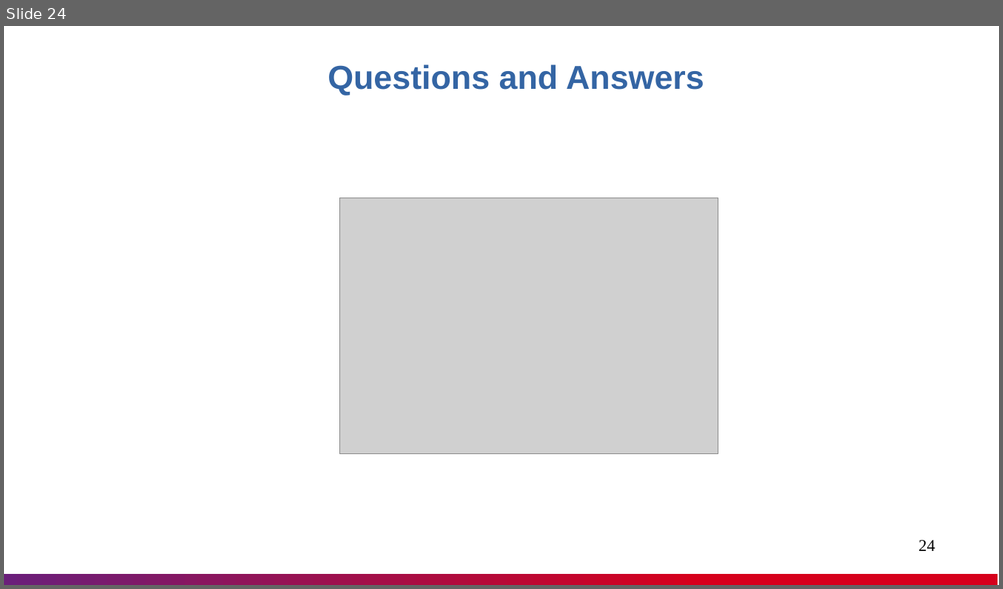
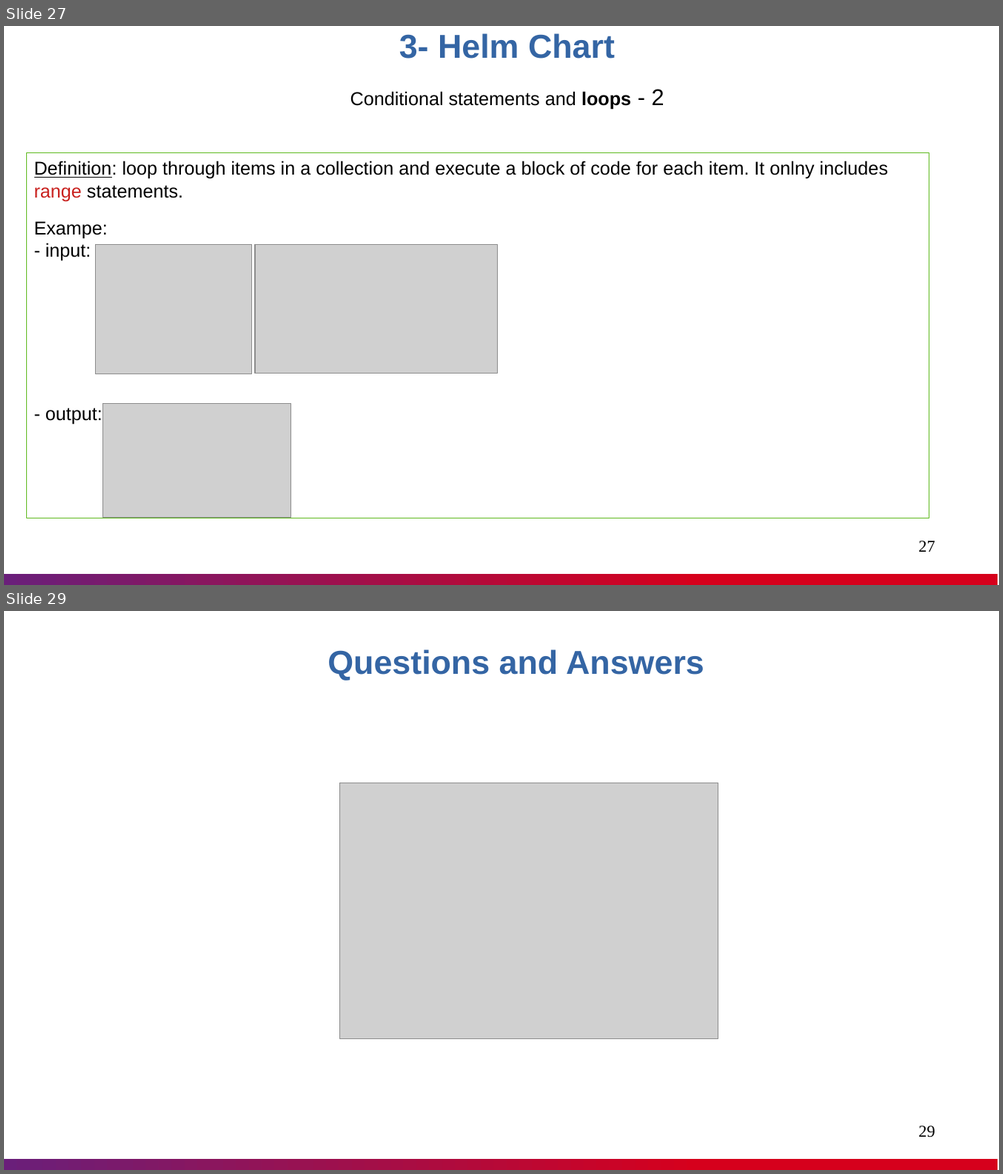
Before and after one commit to nashtech-garage/azure-devops-ci-cd, a slide deck: helm/documents/Helm_Knowledge_Sharing.pptx. Shown one above the other, each under a label of ours: slide 24 before the commit, slides 27 and 29 after it; the slides between them are not shown. The pictures are 1003x589 and 1003x1174 pixels, drawn with LibreOffice and Linux fonts; fonts in the diff are those of the drawing; grey boxes stand for pictures. Boxes give left, top, right and bottom in pixels: in the first picture for what was removed or moved away, otherwise in the second. Text is boxed around its words. In the diff, an @@ line names an element or a change of style, - is before the commit and + after.

Commit message:
Helm: update the presentation fole

```diff
--- a/helm/documents/Helm_Knowledge_Sharing.pptx
+++ b/helm/documents/Helm_Knowledge_Sharing.pptx
@@ slide 27 added at (x1=4, y1=26, x2=999, y2=585), background #FFFFFF; not listed: 1 template element that a slide beside it also shows @@
@@ text added at (x1=350, y1=33, x2=664, y2=109), 18 pt, text #000000 @@
+3- Helm Chart
+Conditional statements and loops - 2
@@ rectangle added at (x1=26, y1=153, x2=929, y2=518), outline #5EB91E 0.51 pt, 18 pt, text #000000 @@
+Definition: loop through items in a collection and execute a block of code for each item. It onlny includes range statements.
+Exampe:
+- input:
+- output:
@@ picture added at (x1=96, y1=244, x2=252, y2=375) @@
@@ picture added at (x1=255, y1=244, x2=497, y2=374) @@
@@ picture added at (x1=102, y1=403, x2=290, y2=517) @@
@@ page number added at (x1=918, y1=541, x2=934, y2=552), 16 pt, text #000000 @@
+27
@@ what was slide 24 is now slide 29 @@
@@ page number at (x1=918, y1=1126, x2=934, y2=1138): text changed @@
-24
+29
```
Also in this commit, not shown: 16 slides changed, 5 other slides added, 1 slide removed.
